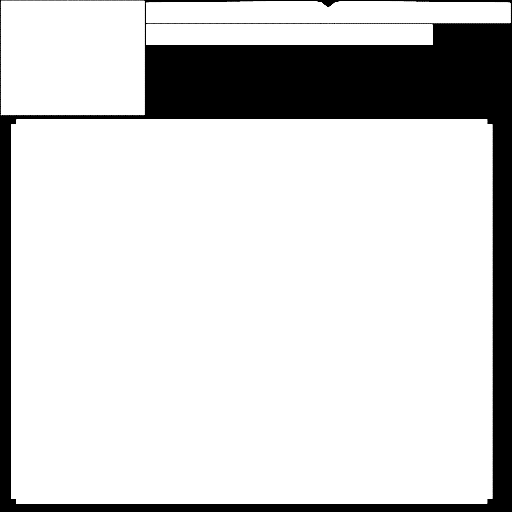
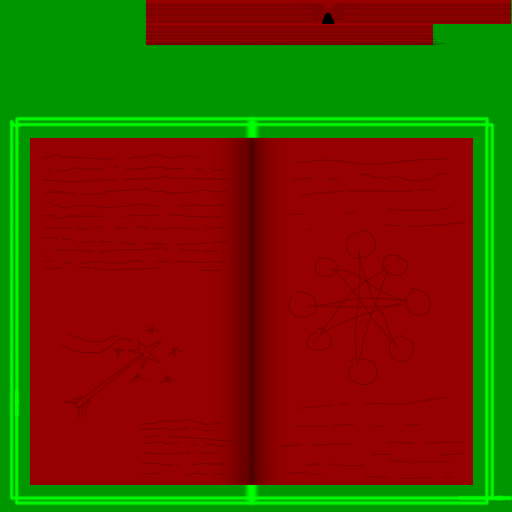
Revision of a layered 512 × 512 image; what changed, layer by layer:
added layer "Details25" (25%) above "B" over [42, 3, 512, 479]
added layer "B" above "R150" over [203, 12, 335, 485]
added layer "R150" above "G255" over [30, 0, 511, 485]
added layer "G255" above "G150" over [8, 112, 512, 509]
added layer "G150" above "Ebene" over [0, 0, 512, 512]
hid "Ebene" (1st of 2) over [1, 1, 510, 504]
